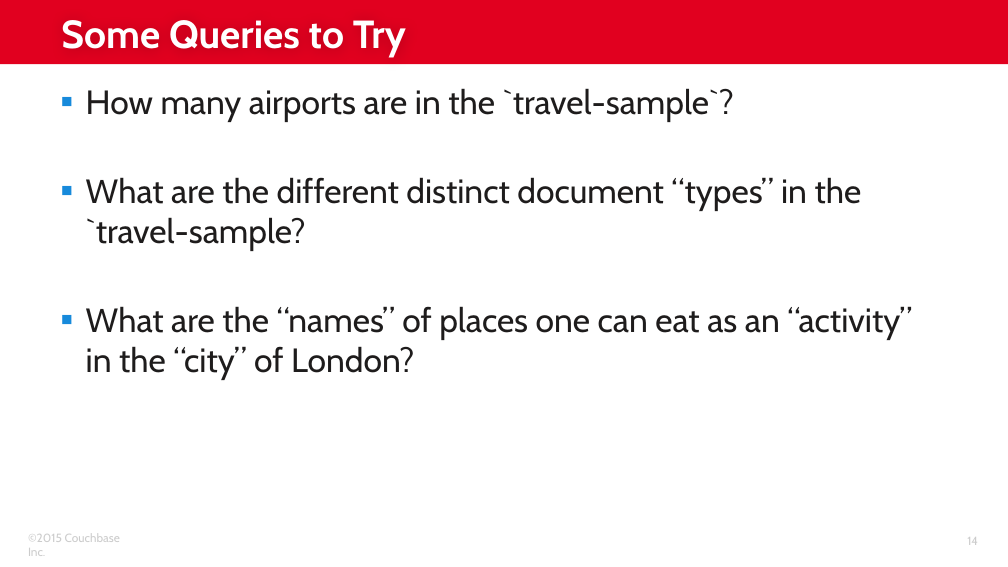
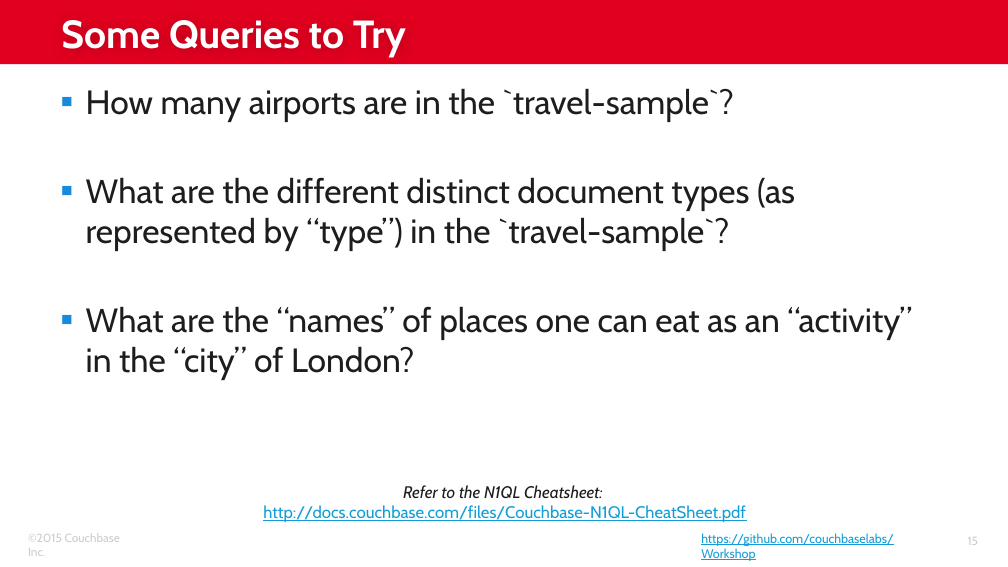
Before and after one commit to subalakr/workshop, a slide deck: slide 15 of server/presentations/02_Lab_Setup.pptx (slide 14 before the commit). Drawn at 1008x567 pixels with LibreOffice and Linux fonts; fonts in the diff are those of the drawing; background and template pictures are left out. Boxes give left, top, right and bottom in pixels: in the first picture for what was removed or moved away, otherwise in the second. Text is boxed around its words. In the diff, an @@ line names an element or a change of style, - is before the commit and + after.

```diff
--- a/server/presentations/02_Lab_Setup.pptx
+++ b/server/presentations/02_Lab_Setup.pptx
@@ text at box(86, 177, 795, 251): text changed @@
-▪ What are the different distinct document “types” in the `travel-sample?
+▪ What are the different distinct document types (as represented by “type”) in the `travel-sample`?
@@ text added at box(263, 485, 746, 522), 12 pt, text #129DD8, underline @@
+Refer to the N1QL Cheatsheet:
+http://docs.couchbase.com/files/Couchbase-N1QL-CheatSheet.pdf
@@ text added at box(701, 533, 894, 561), 9 pt, text #129DD8, underline @@
+https://github.com/couchbaselabs/Workshop
@@ page number at box(968, 537, 979, 545): text changed @@
-14
+15
```
Also in this commit, not shown: 12 other slides changed, 1 slide added.
